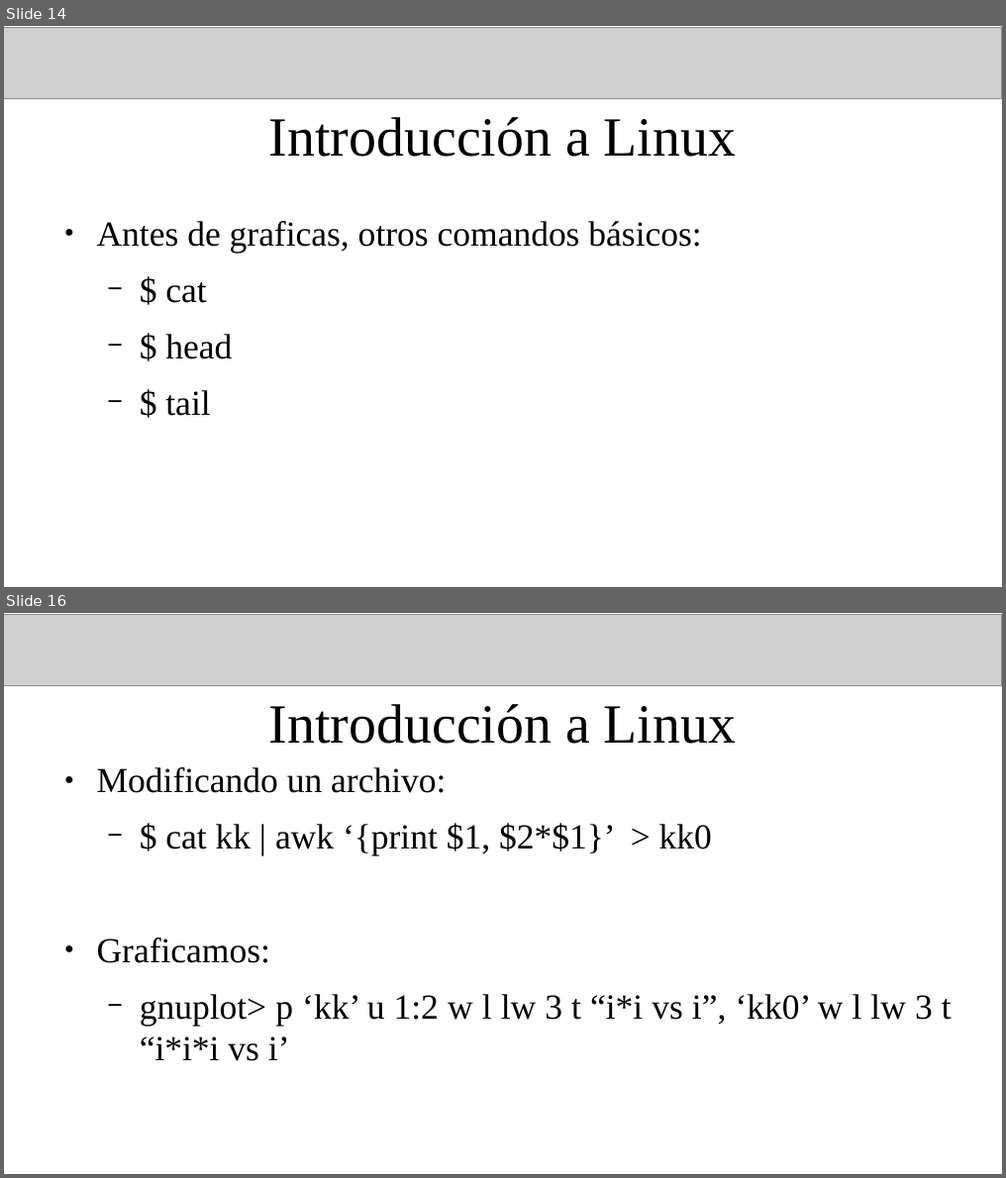
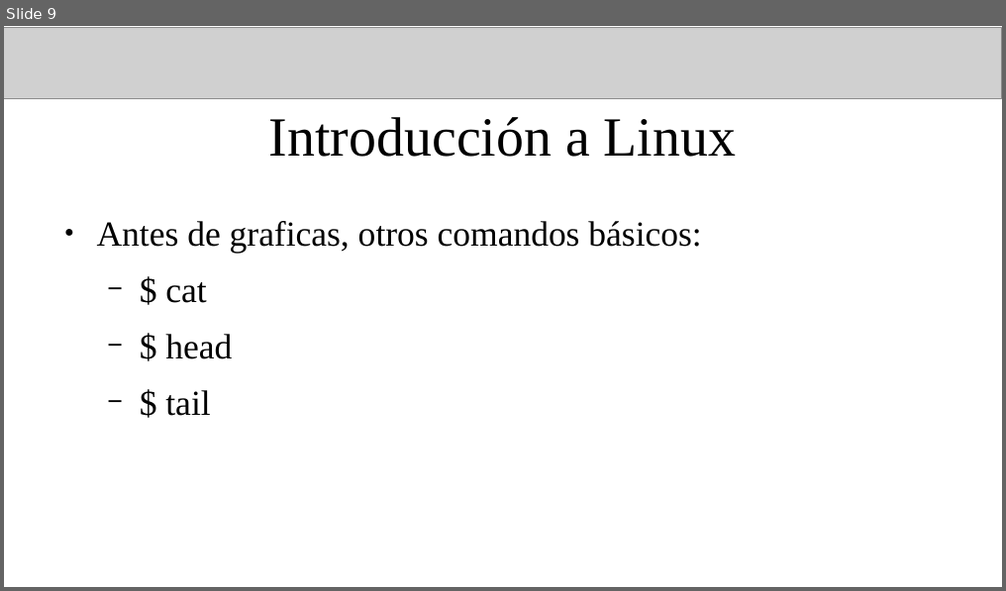
Before and after one commit to fiscompunipamplona/unidad1_IntroLinux, a slide deck: clases/clase-introLinux_1.odp. Shown one above the other, each under a label of ours: slides 14 and 16 before the commit, slide 9 after it; the slides between them are not shown. The pictures are 1006x1178 and 1006x591 pixels, drawn with LibreOffice and Linux fonts; fonts in the diff are those of the drawing; grey boxes stand for pictures. Boxes give left, top, right and bottom in pixels: in the first picture for what was removed or moved away, otherwise in the second. Text is boxed around its words. In the diff, an @@ line names an element or a change of style, - is before the commit and + after.

Commit message:
Slides for class two (IntroLinux) )added

```diff
--- a/clases/clase-introLinux_1.odp
+++ b/clases/clase-introLinux_1.odp
@@ slide 16 removed at bbox=[4, 613, 1002, 1174], background #FFFFFF @@
@@ picture removed at bbox=[4, 615, 1002, 685] @@
@@ title removed at bbox=[269, 704, 736, 744] @@
-Introducción a Linux
@@ text removed at bbox=[97, 767, 951, 1061] @@
-● Modificando un archivo:
-  − $ cat kk | awk ‘{print $1, $2*$1}’ > kk0
-● Graficamos:
-  − gnuplot> p ‘kk’ u 1:2 w l lw 3 t “i*i vs i”, ‘kk0’ w l lw 3 t “i*i*i vs i’
@@ what was slide 14 is now slide 9 @@
```
Also in this commit, not shown: 2 slides changed, 9 other slides removed, 3 other files.
